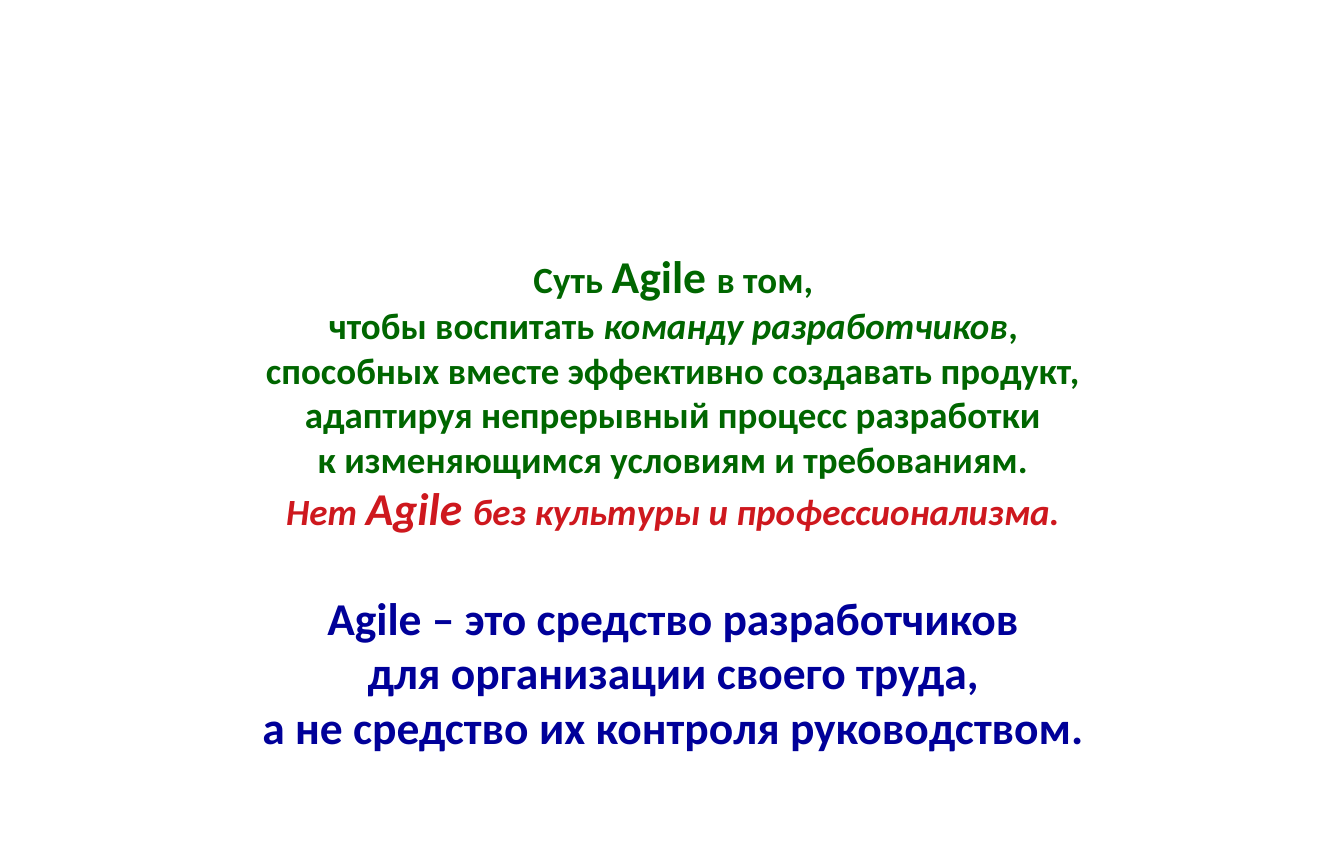
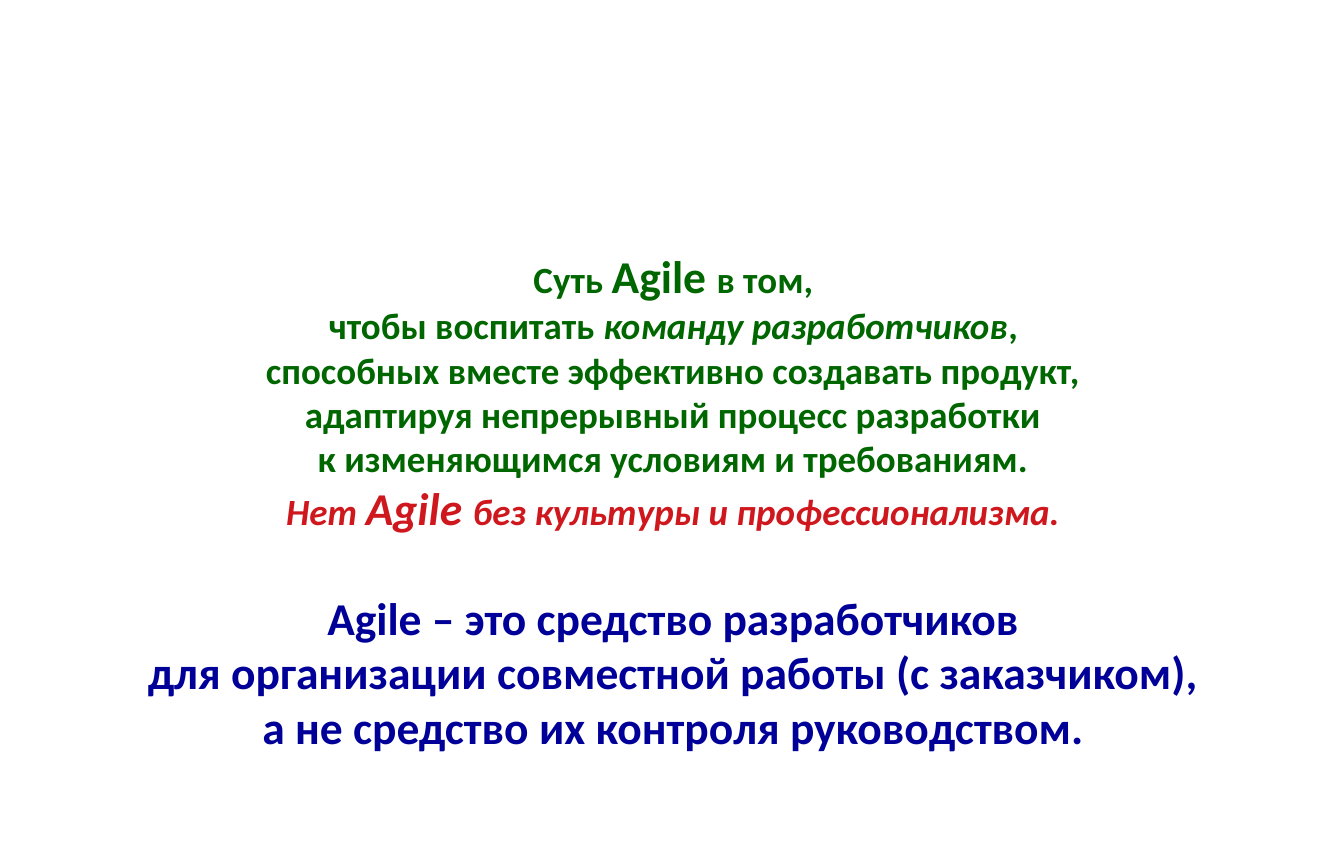
Before and after one commit to mike-shock/Software_Craft, a slide deck: slide 28 of Agile_Intro.odp. Drawn at 1344x847 pixels with LibreOffice and Linux fonts; fonts in the diff are those of the drawing; background and template pictures are left out. Boxes give left, top, right and bottom in pixels: in the first picture for what was removed or moved away, otherwise in the second. Text is boxed around its words. In the diff, an @@ line names an element or a change of style, - is before the commit and + after.

```diff
--- a/Agile_Intro.odp
+++ b/Agile_Intro.odp
@@ text "Суть Agile в том,": place and size @@
-text "Суть Agile в том," at [262, 261, 1083, 752]
+text "Суть Agile в том," at [148, 261, 1198, 752]
@@ text at [148, 655, 1198, 697]: text changed @@
-для организации своего труда,
+для организации совместной работы (с заказчиком),
```
Also in this commit, not shown: 2 other slides changed, 2 other files.
